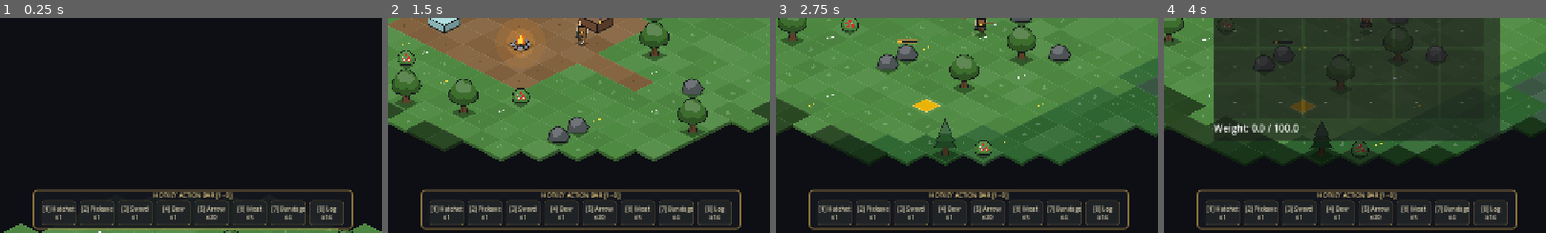
Above: before the commit, frames 1-4 (left to right).
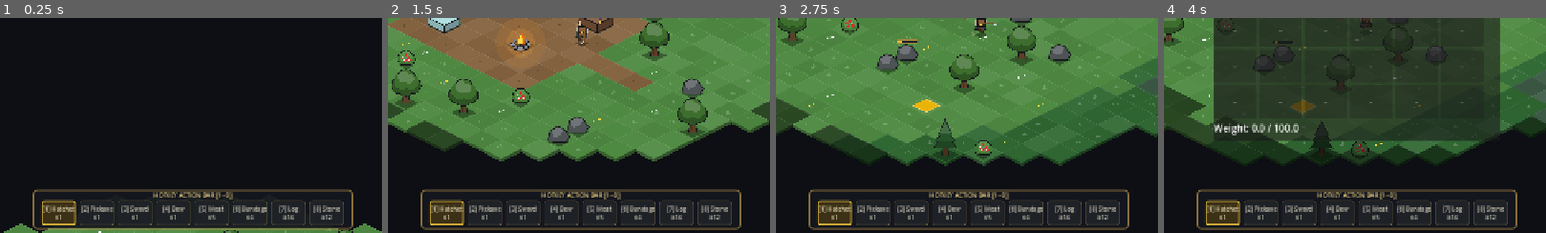
Above: after the commit, the same moments.

Repository: mrsgemaseny/MiniLife
Game: Godot game, scene res://scenes/main.tscn
Two runs of this game, one before a commit and one after it. Both use one fixed random seed, a clock stepped at 60 frames per second and the inputs below.
Inputs (mouse positions are % of the whole screen's width and height, from its top left):
- Up to frame 1 (0.25 s): no input
- Up to frame 2 (1.5 s): tap Enter at 0.5 s; move the mouse to (72, 45) at 0.52 s; press the mouse at (72, 45) at 0.53 s; hold D (move_right) 0.53-1.28 s; move the mouse to (30, 55) at 1.27 s; release the mouse at (30, 55) at 1.28 s; hold S (move_down) from 1.28 s (still down); tap Middle mouse button (demolish) at 1.35 s
- Up to frame 3 (2.75 s): move the mouse to (60, 28) at 2.02 s; release S (move_down) at 2.03 s; hold D (move_right) from 2.03 s (still down); hold E (interact) from 2.03 s (still down)
- Up to frame 4 (4 s): move the mouse to (45, 70) at 2.77 s; release D (move_right) at 2.78 s; release E (interact) at 2.78 s; hold W (move_up) 2.78-3.5 s; tap I at 2.85 s; click (45, 70) at 2.92 s; click "[1] Hatchet x1" at 3.5 s
The pictures show only the part of the screen within x 25-75%, y 46-96%; the shares and areas given below are measured in that part.

The runs differ from the first frame. In frame 1, 1.7% of the frame differs, in the area x 11-89%, y 84-97%; in frame 2, 1.7%; in frame 3, 1.7%; in frame 4, 1.7%.

Commit message:
fix(hotbar): keep tools and weapons anchored in their 1-8 hotbar slots without shifting

Diff:
--- a/scripts/entities/player.gd
+++ b/scripts/entities/player.gd
@@ -13,6 +13,7 @@
 var current_tile: Vector2i = Vector2i.ZERO
 var facing_direction: Vector2 = Vector2.DOWN
 var is_dead: bool = false
+var active_hotbar_index: int = 0
 var _attack_cooldown: float = 0.0
 var _swing_timer: float = 0.0
 var _swing_duration: float = 0.26
@@ -47,13 +48,14 @@
 		inventory.add_item("stone_pickaxe", 1)
 		inventory.add_item("iron_sword", 1)
 		inventory.add_item("hunting_bow", 1)
-		inventory.add_item("arrow", 20)
 		inventory.add_item("cooked_food", 5)
 		inventory.add_item("bandage", 4)
 		inventory.add_item("wood", 14)
 		inventory.add_item("stone", 12)
+		inventory.add_item("arrow", 20)
 		inventory.add_item("cloth", 8)
 		inventory.add_gold(35)
+		active_hotbar_index = 0
 		equipment.equip("stone_axe")
 		SignalBus.inventory_changed.emit(self, inventory.snapshot())
 
@@ -248,8 +250,13 @@
 				return
 
 func use_slot_item(slot_index: int) -> void:
+	if slot_index >= 0 and slot_index < 8:
+		active_hotbar_index = slot_index
 	var slot: Dictionary = inventory.get_slot(slot_index)
 	if slot.is_empty():
+		if slot_index >= 0 and slot_index < 8:
+			equipment.unequip("weapon")
+			queue_redraw()
 		return
 	var item_id: String = str(slot.get("item_id", ""))
 	var dur: int = int(slot.get("durability", -1))
@@ -258,7 +265,13 @@
 		return
 
 	var item_type: String = str(def.get("type", ""))
-	if item_type == "consumable" or item_type == "food" or item_type == "medical":
+	if item_type == "weapon" or item_type == "tool":
+		# Keep weapon/tool in its exact hotbar slot (Minecraft-style) and hold it in hand
+		equipment.equip(item_id, dur)
+		SignalBus.notification_posted.emit("Selected %s." % str(def.get("name", item_id)))
+		SignalBus.inventory_changed.emit(self, inventory.snapshot())
+		queue_redraw()
+	elif item_type == "consumable" or item_type == "food" or item_type == "medical":
 		var effects: Dictionary = def.get("stats", def.get("effects", {}))
 		var heal_amt: float = float(effects.get("heal", effects.get("health", def.get("restore_health", 0.0))))
 		var hunger_amt: float = float(effects.get("nutrition", effects.get("hunger", def.get("restore_hunger", 0.0))))
@@ -278,14 +291,25 @@
 		inventory.remove_at_index(slot_index, 1)
 		SignalBus.notification_posted.emit("Used %s." % str(def.get("name", item_id)))
 	elif equipment.can_equip(item_id):
-		inventory.remove_at_index(slot_index, 1)
+		# Armor equip: swap in-place so hotbar slots do not shift
 		var prev: Dictionary = equipment.equip(item_id, dur)
 		var prev_id: String = str(prev.get("item_id", ""))
 		if not prev_id.is_empty():
-			inventory.add_item(prev_id, 1, int(prev.get("durability", -1)))
+			inventory.slots[slot_index] = {
+				"item_id": prev_id,
+				"count": 1,
+				"durability": int(prev.get("durability", -1))
+			}
+			inventory.contents_changed.emit()
+		else:
+			inventory.remove_at_index(slot_index, 1)
 		stats.defense = equipment.get_defense()
 		SignalBus.notification_posted.emit("Equipped %s." % str(def.get("name", item_id)))
 		queue_redraw()
+	else:
+		# Resource/material selected in hotbar (e.g. Wood, Stone)
+		SignalBus.notification_posted.emit("Selected %s (x%d)." % [str(def.get("name", item_id)), int(slot.get("count", 1))])
+		SignalBus.inventory_changed.emit(self, inventory.snapshot())
 
 func is_alive() -> bool:
 	return not is_dead and stats.is_alive()
--- a/scripts/ui/hud.gd
+++ b/scripts/ui/hud.gd
@@ -238,6 +238,7 @@
 	SignalBus.player_tile_changed.connect(_on_player_tile_changed)
 	SignalBus.player_biome_changed.connect(_on_player_biome_changed)
 	SignalBus.inventory_changed.connect(_on_inventory_changed)
+	SignalBus.equipment_changed.connect(func(_s: String, _id: String) -> void: _refresh_hotbar_from_player())
 	SignalBus.notification_posted.connect(_on_notification_posted)
 
 func _on_inventory_changed(entity: Node, _snapshot: Dictionary) -> void:
@@ -249,6 +250,7 @@
 	if player == null or not (player.get("inventory") is InventoryComponent):
 		return
 	var inv: InventoryComponent = player.get("inventory") as InventoryComponent
+	var active_idx: int = int(player.get("active_hotbar_index")) if "active_hotbar_index" in player else 0
 	if _resources_label != null:
 		var wood_cnt: int = inv.count_of("wood")
 		var stone_cnt: int = inv.count_of("stone")
@@ -256,17 +258,28 @@
 
 	for i in range(_hotbar_buttons.size()):
 		var btn: Button = _hotbar_buttons[i]
+		var is_active: bool = (i == active_idx)
+		var slot_sb: StyleBoxFlat = StyleBoxFlat.new()
+		slot_sb.bg_color = Color(0.24, 0.20, 0.11, 0.98) if is_active else Color(0.13, 0.15, 0.19, 0.95)
+		slot_sb.border_color = Color(0.98, 0.84, 0.30, 1.0) if is_active else Color(0.45, 0.39, 0.25, 0.90)
+		slot_sb.set_border_width_all(2 if is_active else 1)
+		slot_sb.set_corner_radius_all(4)
+		btn.add_theme_stylebox_override("normal", slot_sb)
+		btn.add_theme_stylebox_override("hover", slot_sb)
+		btn.add_theme_stylebox_override("pressed", slot_sb)
+		btn.add_theme_stylebox_override("focus", slot_sb)
+
 		var slot: Dictionary = inv.get_slot(i)
 		if slot.is_empty():
 			btn.text = "[%d]\n--" % (i + 1)
-			btn.modulate = Color(0.65, 0.68, 0.72)
+			btn.modulate = Color(0.98, 0.92, 0.68) if is_active else Color(0.65, 0.68, 0.72)
 		else:
 			var item_id: String = str(slot.get("item_id", ""))
 			var count: int = int(slot.get("count", 1))
 			var def: Dictionary = DataRegistry.get_item(item_id)
 			var short_name: String = str(def.get("name", item_id)).split(" ")[-1].substr(0, 7)
 			btn.text = "[%d] %s\nx%d" % [i + 1, short_name, count]
-			btn.modulate = Color(0.98, 0.94, 0.80)
+			btn.modulate = Color(1.0, 0.96, 0.78) if is_active else Color(0.92, 0.90, 0.82)
 
 func _activate_hotbar_slot(slot_idx: int) -> void:
 	var player: Node = get_tree().get_first_node_in_group("player")
Not shown, changed: .agents/CONTEXT.md
